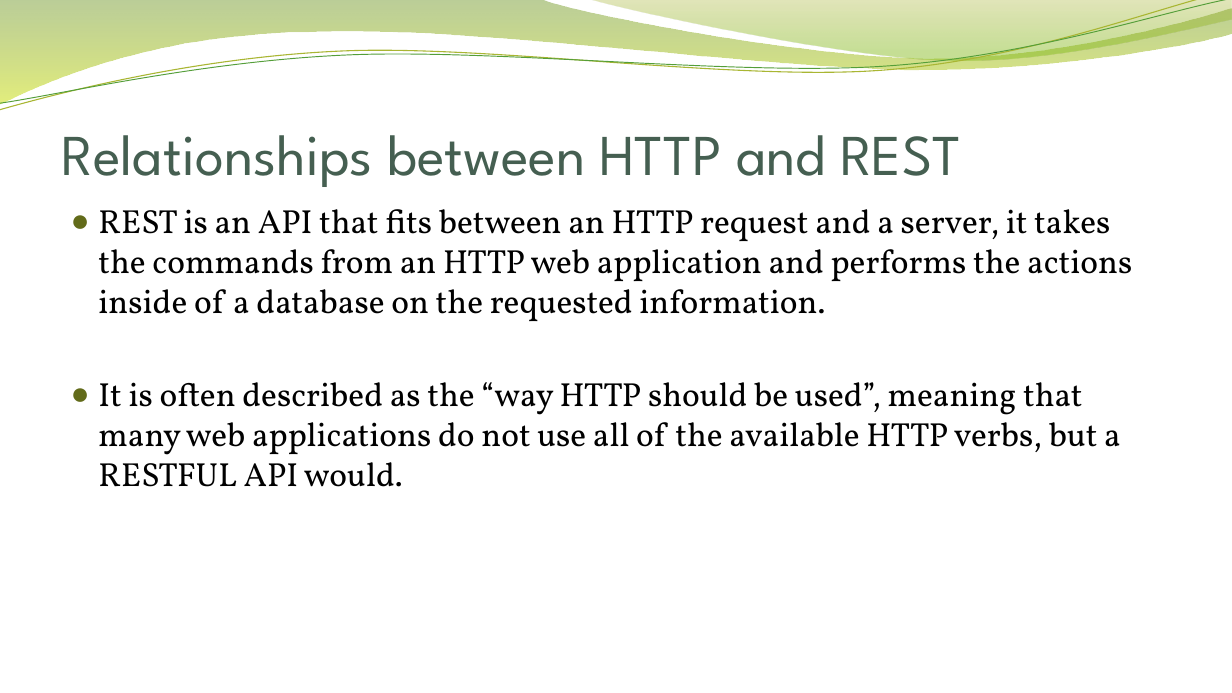
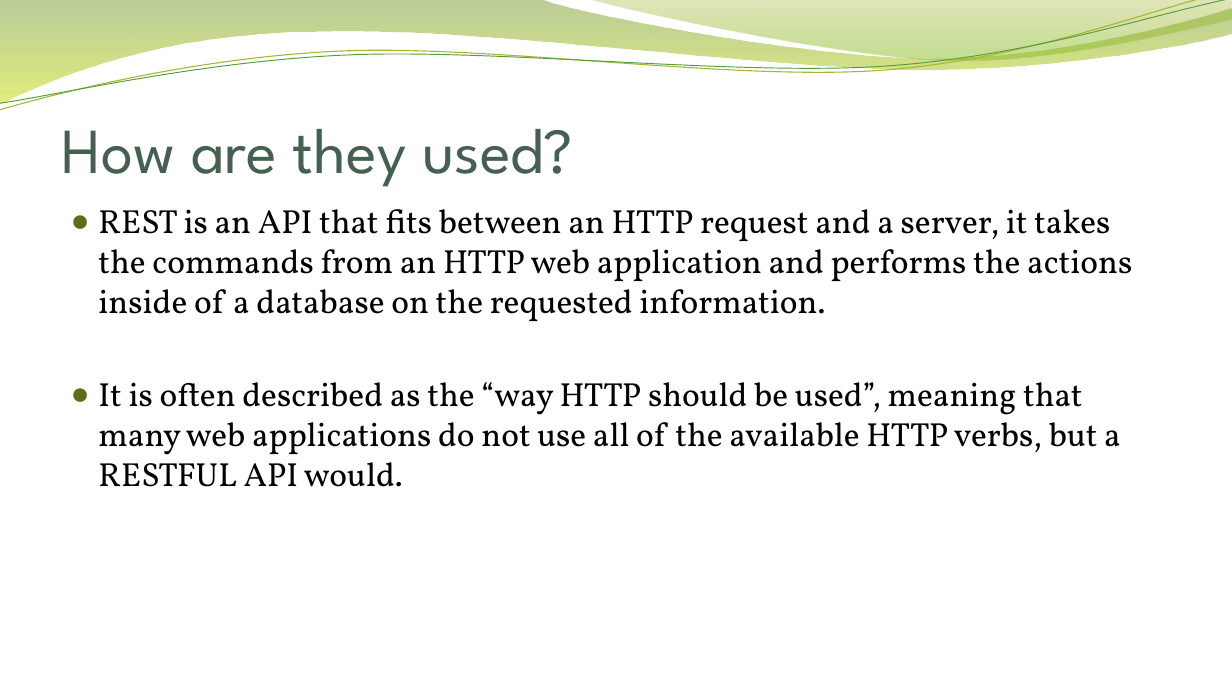
Before and after one commit to PrometheanDream/personal-portfolio, a slide deck: slide 6 of restful-api-presentations-simpson/assignment-1.3-simpson.pptx. Drawn at 1232x693 pixels with LibreOffice and Linux fonts; fonts in the diff are those of the drawing; background and template pictures are left out. Boxes give left, top, right and bottom in pixels: in the first picture for what was removed or moved away, otherwise in the second. Text is boxed around its words. In the diff, an @@ line names an element or a change of style, - is before the commit and + after.

```diff
--- a/restful-api-presentations-simpson/assignment-1.3-simpson.pptx
+++ b/restful-api-presentations-simpson/assignment-1.3-simpson.pptx
@@ title at [62, 129, 573, 187]: text changed; size 45 to 50 pt @@
-Relationships between HTTP and REST
+How are they used?
```
Also in this commit, not shown: 8 other slides changed.
